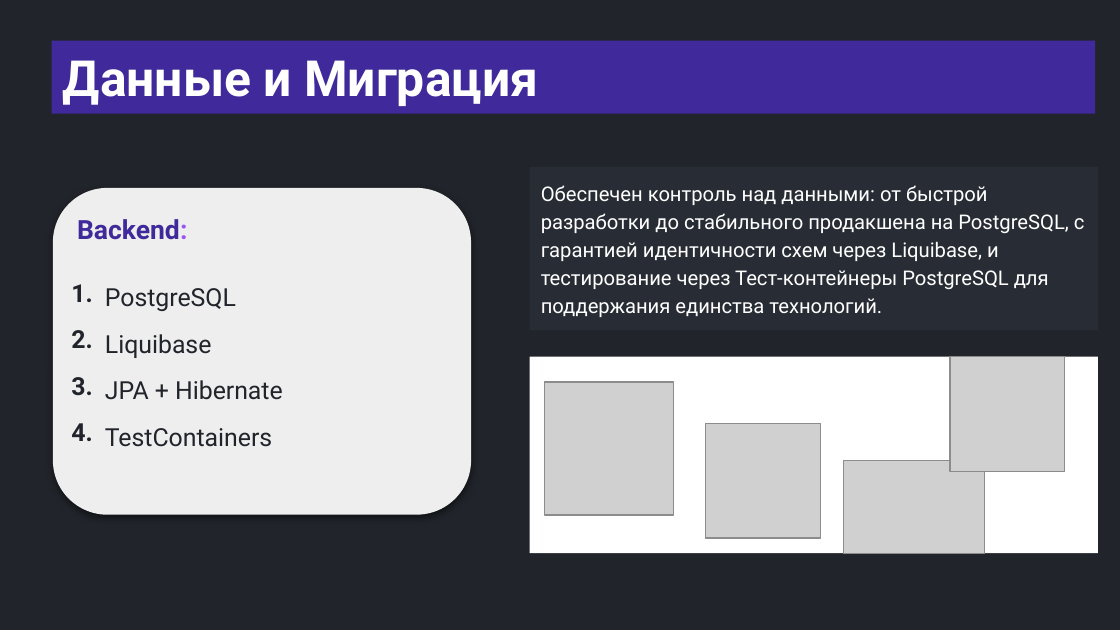
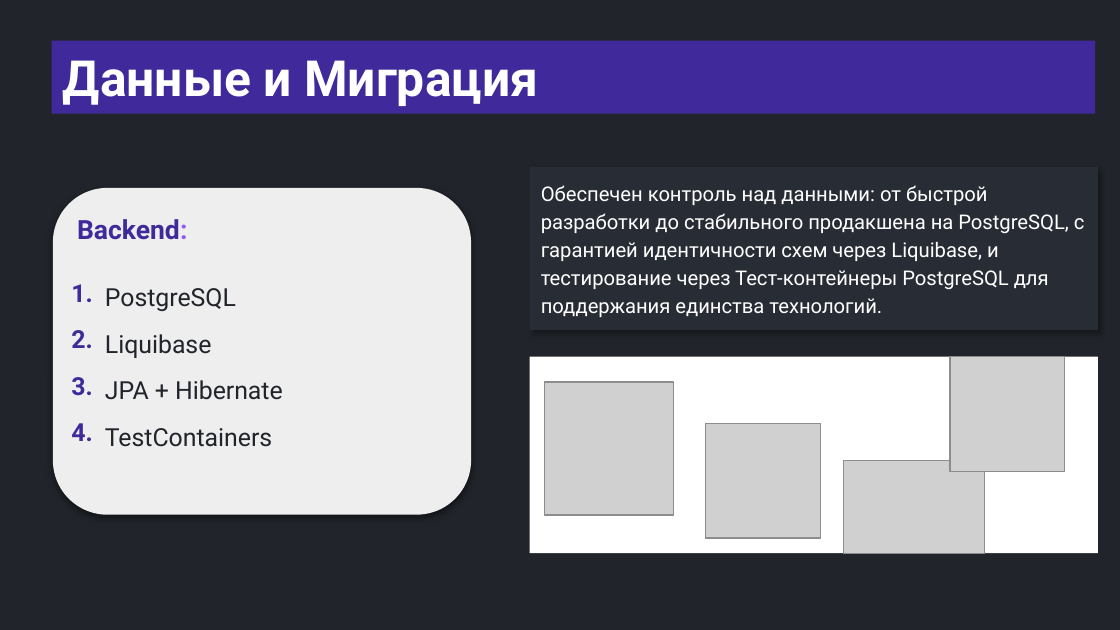
Before and after one commit to semusv/Bank_analyzer, a slide deck: slide 6 of bank_analyzer.pptx. Drawn at 1120x630 pixels with LibreOffice and Linux fonts; fonts in the diff are those of the drawing; grey boxes stand for pictures. Boxes give left, top, right and bottom in pixels: in the first picture for what was removed or moved away, otherwise in the second. Text is boxed around its words. In the diff, an @@ line names an element or a change of style, - is before the commit and + after.

```diff
--- a/bank_analyzer.pptx
+++ b/bank_analyzer.pptx
@@ rectangle "Обеспечен контроль над данными: от ..." at box(530, 167, 1098, 330): shadow on @@
@@ table at box(66, 273, 472, 460) @@
@@ text colour #21252B to #40299B in "1.", "2.", "3.", "4." @@
```
Also in this commit, not shown: 6 other slides changed, 5 slides added, 15 other files.
